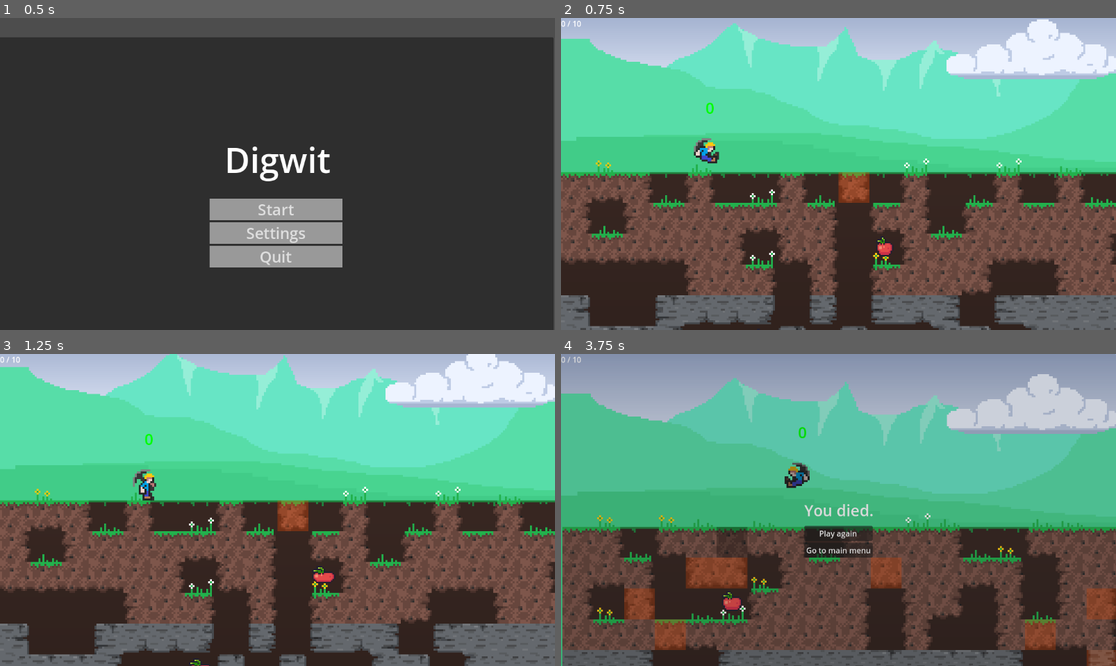
Above: before the commit, frames 1-4 (two rows, left to right).
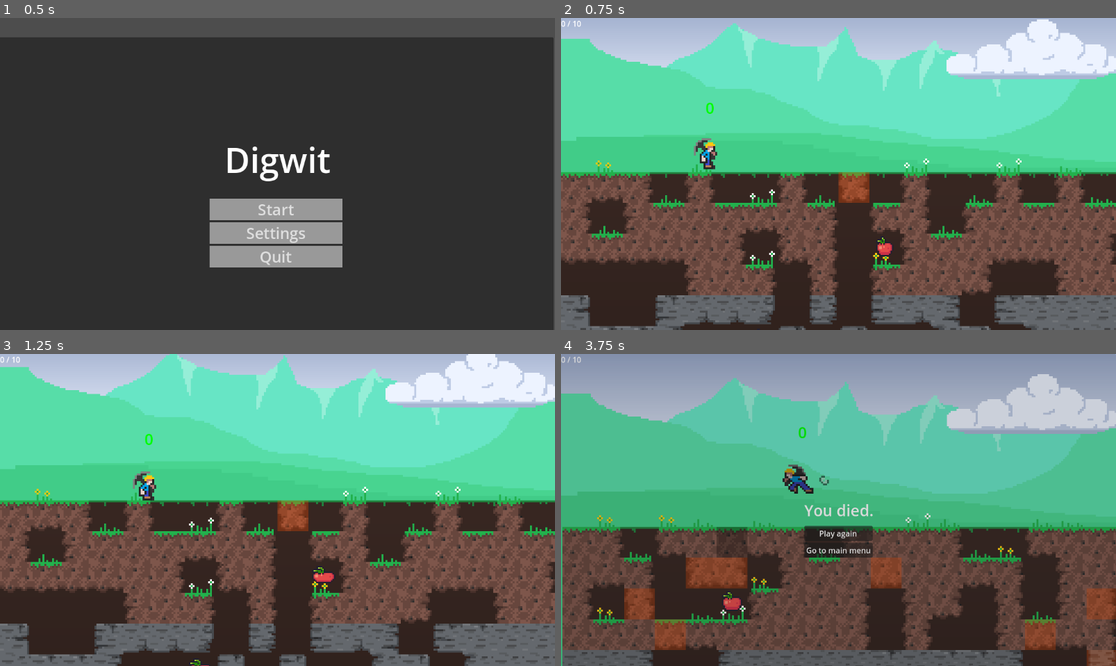
Above: after the commit, the same moments.

Repository: d-v-b/ld58
Game: Godot game, scene res://scenes/main_menu.tscn
The game is run twice, just before and just after one commit, with the same random seed, the same clock (stepped at 60 frames per second) and the same inputs.
Inputs (mouse positions are in pixels of both pictures, inside the frame that each line leads up to):
- Up to frame 1 (0.5 s): no input
- Up to frame 2 (0.75 s): click "Start" at 0.5 s
- Up to frame 3 (1.25 s): no input
- Up to frame 4 (3.75 s): move the mouse to (577, 363) at 1.27 s; hold D (move_right) 1.28-2 s; tap X (action_die) at 1.35, 3.6 s; tap Space (action_jump) at 1.52, 3.02 s; click "Play again" at 2 s; move the mouse to (727, 525) at 2.77 s; hold D (move_right) 2.78-3.53 s; tap F (action_mine) at 2.85 s; move the mouse to (894, 441) at 3.52 s; hold A (move_left) from 3.53 s (still down)

Frame 1 is identical in both runs. In frame 2, 0.2% of the frame differs, in the area x 23-29%, y 41-49%; in frame 3, 0.2%; in frame 4, 0.4%, in the area x 39-49%, y 34-45%.

Commit message:
added climbing animation and coin particles

Diff:
--- /dev/null
+++ b/Collector/scenes/mining_block.tscn
@@ -0,0 +1,25 @@
+[gd_scene load_steps=2 format=3 uid="uid://bbjeelbk4t8oy"]
+
+[ext_resource type="Script" uid="uid://dtq5gci0j3xnb" path="res://scripts/mining_block.gd" id="1_hy1y5"]
+
+[node name="MiningBlock" type="RigidBody2D"]
+input_pickable = true
+gravity_scale = 0.0
+contact_monitor = true
+max_contacts_reported = 20
+script = ExtResource("1_hy1y5")
+
+[node name="Polygon2D" type="Polygon2D" parent="."]
+color = Color(0.36078432, 0.23921569, 1, 1)
+polygon = PackedVector2Array(-32, 32, 32, 32, 32, -32, -32, -32)
+
+[node name="Overlay" type="Line2D" parent="."]
+visible = false
+points = PackedVector2Array(32, 32, -32, 32, -32, -32, 32, -32)
+closed = true
+width = 4.0
+default_color = Color(0.41960785, 0.8901961, 0.63529414, 1)
+
+[connection signal="destroy" from="." to="." method="_on_destroy"]
+[connection signal="input_event" from="." to="." method="_on_input_event"]
+[connection signal="mine" from="." to="." method="_on_mine"]
--- a/Collector/scenes/player.tscn
+++ b/Collector/scenes/player.tscn
@@ -88,6 +88,14 @@
 atlas = ExtResource("4_dqkch")
 region = Rect2(112, 0, 16, 16)
 
+[sub_resource type="AtlasTexture" id="AtlasTexture_oprun"]
+atlas = ExtResource("4_dqkch")
+region = Rect2(128, 0, 16, 16)
+
+[sub_resource type="AtlasTexture" id="AtlasTexture_a8ls1"]
+atlas = ExtResource("4_dqkch")
+region = Rect2(144, 0, 16, 16)
+
 [sub_resource type="SpriteFrames" id="SpriteFrames_3v2ag"]
 animations = [{
 "frames": [{
@@ -120,9 +128,26 @@
 }, {
 "duration": 1.0,
 "texture": SubResource("AtlasTexture_f1ej7")
+}, {
+"duration": 1.0,
+"texture": SubResource("AtlasTexture_oprun")
+}, {
+"duration": 1.0,
+"texture": SubResource("AtlasTexture_a8ls1")
 }],
 "loop": true,
 "name": &"all",
+"speed": 5.0
+}, {
+"frames": [{
+"duration": 1.0,
+"texture": SubResource("AtlasTexture_oprun")
+}, {
+"duration": 1.0,
+"texture": SubResource("AtlasTexture_a8ls1")
+}],
+"loop": true,
+"name": &"climb",
 "speed": 5.0
 }, {
 "frames": [{
@@ -219,7 +244,7 @@
 position = Vector2(0, -8)
 scale = Vector2(4, 4)
 sprite_frames = SubResource("SpriteFrames_3v2ag")
-animation = &"idle"
+animation = &"climb"
 autoplay = "idle"
 script = ExtResource("5_qlg0r")
 
--- a/Collector/scenes/player_animations.gd
+++ b/Collector/scenes/player_animations.gd
@@ -18,7 +18,9 @@
 	if player.direction != 0 and sign(player.direction) != sign(player.velocity.x):
 		new_anim = "hard_turn"
 
-	if !player.is_on_floor(): new_anim = "jump"
+	if !player.is_on_floor() and not !player.is_on_wall(): new_anim = "jump"
+
+	if player.is_on_wall_only(): new_anim = "climb"
 
 	if animation!= "mine" && animation != new_anim:
 		if (new_anim == "hard_turn"): _do_hard_turn(player.direction)
--- a/Collector/scripts/game.gd
+++ b/Collector/scripts/game.gd
@@ -6,7 +6,7 @@
 @export var diamonds = 10
 
 var diamonds_collected = 0
-var score = 30
+var score = 0
 
 
 func _ready():
--- /dev/null
+++ b/Collector/scripts/gold_particle.gd
@@ -0,0 +1,48 @@
+extends ColorRect
+class_name gold_particle
+
+var lifetime : float = 10
+var age : float
+var opaqueness = 1.0
+var HUD : CanvasLayer
+
+var start_pos : Vector2
+var end_pos
+
+var starting_velocity : Vector2
+var velocity : Vector2
+
+
+func _init(colour : Color, _start_pos : Vector2, _end_pos : Vector2) -> void:
+	color = colour# * (randf() - 0.5)
+	color.a = 1.0
+	start_pos = _start_pos
+	end_pos = _end_pos
+
+func _ready() -> void:
+	size = Vector2(10, 10) * randf()
+	starting_velocity = Vector2(randi_range(-500, 500), randi_range(-500, 500))
+	position = start_pos
+	z_index = 1
+
+func _physics_process(delta: float) -> void:
+	age += delta
+
+	var to_bag = end_pos - position
+	var total_dist = (end_pos - start_pos).length()
+	var current_dist = to_bag.length()
+
+	# progress (0 at start, 1 at end)
+	var t = clamp(1.0 - (current_dist / total_dist), 0.0, 1.0)
+
+	# bell-shaped scale: 1 → 2 → 1
+	var scale_factor := 1.0 + sin(t * PI)  # sin(0)=0, sin(PI)=0, sin(PI/2)=1
+	scale = Vector2.ONE * scale_factor
+
+	# --- movement logic ---
+	var direction_to_bag = to_bag.normalized() * 1000.0
+	velocity = lerp(starting_velocity, direction_to_bag, min(1.0, age))
+	position += velocity * delta
+
+	if age > 3.0:
+		queue_free()
--- a/Collector/scripts/world_cell.gd
+++ b/Collector/scripts/world_cell.gd
@@ -11,7 +11,7 @@
 var world_position: Vector2
 var mining_block: MiningBlock
 var world : World2D
-var tile_map : TileMapLayer
+var tile_map : WorldTile
 var damage_overlay: ColorRect = null
 var glow_overlay: ColorRect = null
 
@@ -50,7 +50,7 @@
 
 	# Calculate score based on nearby bombs
 	var nearby_bombs = tile_map.count_adjacent_bombs(position)
-	var score = nearby_bombs
+	var score = nearby_bombs * 10
 
 	# Emit score for popup
 	if score > 0:
@@ -61,6 +61,17 @@
 		var particle = destruction_particle.new(color)
 		particle.global_position = world_position + Vector2(randi_range(-32, 32), randi_range(-32, 32))
 		tile_map.add_child(particle)
+
+
+	var hud = tile_map.get_node("../HUD")
+	var end_pos = tile_map.get_viewport_rect().size * 0.9
+	print(tile_map.get_canvas_transform().origin + world_position)
+
+	for i in score:
+		var color = Color(0.824, 0.658, 0.385, 1.0)
+		var particle = gold_particle.new(color, tile_map.get_canvas_transform().origin + world_position, end_pos)
+		particle.global_position = world_position + Vector2(randi_range(-16, 16), randi_range(-16, 16))
+		hud.add_child(particle)
 
 	# Clean up overlays
 	if damage_overlay:
Binary file changed: Collector/assets/char_mine.png
Binary file added: Collector/assets/money-bag.png
Not shown, added: Collector/assets/money-bag.png.import
Not shown: 1 places in Collector/scenes/game.tscn that only renumber resources
Not shown: 2 places in Collector/scenes/player.tscn that only renumber resources
Not shown, added: Collector/scripts/gold_particle.gd.uid
